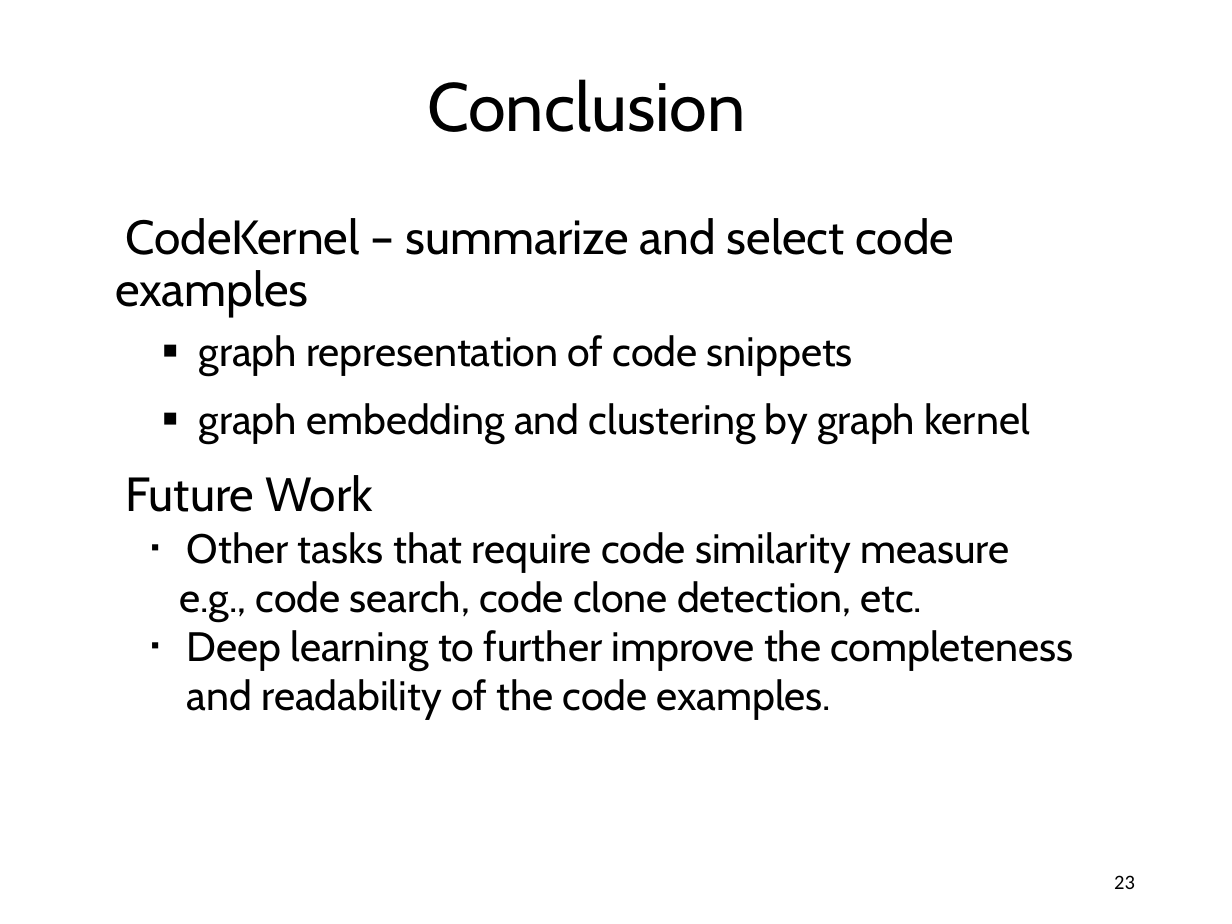
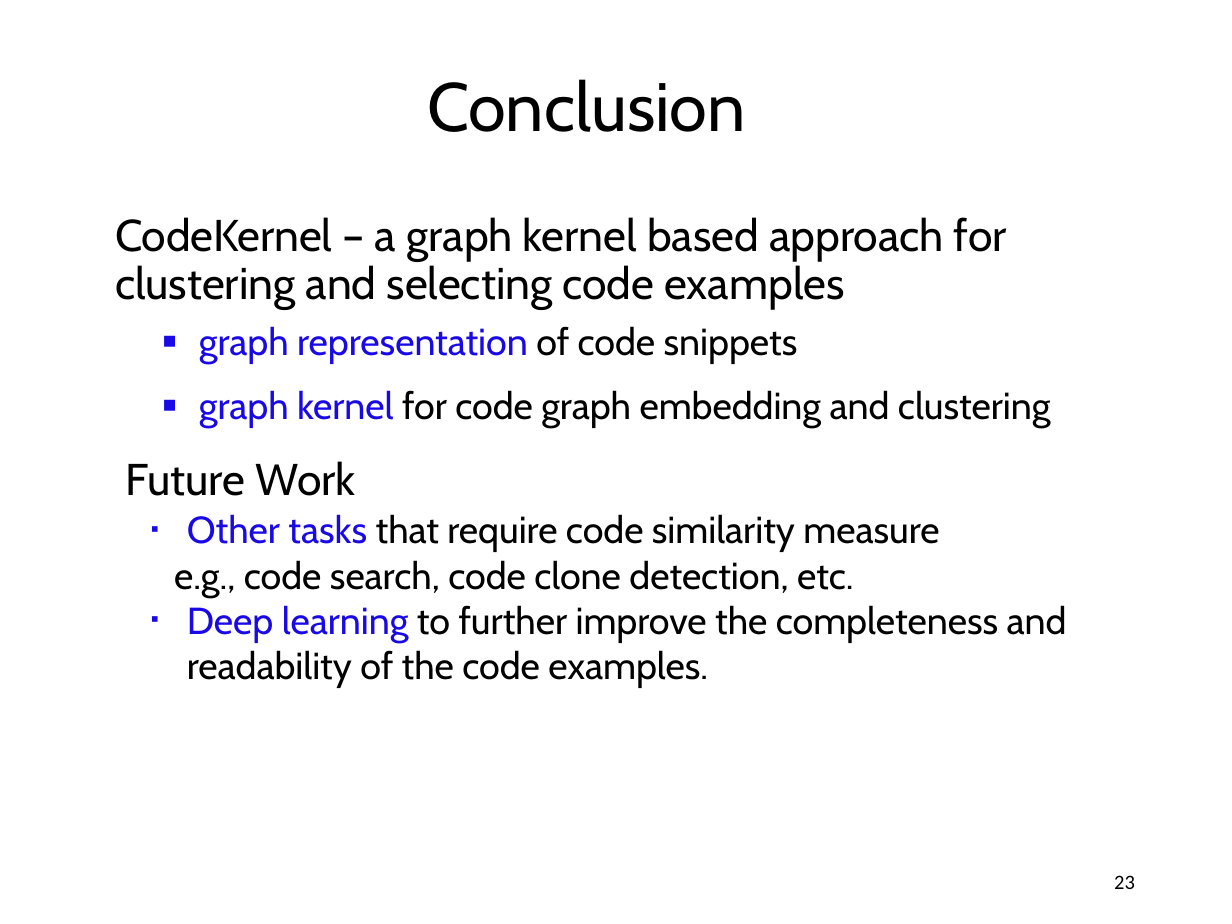
Before and after one commit to guxd/guxd.github.io, a slide deck: slide 23 of papers/slides/codekernel.pptx. Drawn at 1232x924 pixels with LibreOffice and Linux fonts; fonts in the diff are those of the drawing. Boxes give left, top, right and bottom in pixels: in the first picture for what was removed or moved away, otherwise in the second. Text is boxed around its words. In the diff, an @@ line names an element or a change of style, - is before the commit and + after.

Commit message:
update code kernel slides

```diff
--- a/papers/slides/codekernel.pptx
+++ b/papers/slides/codekernel.pptx
@@ text at box(115, 217, 1007, 310): text changed; size 28 to 26 pt @@
-CodeKernel – summarize and select code examples
+CodeKernel – a graph kernel based approach for clustering and selecting code examples
@@ text at box(126, 326, 1067, 688): size 24 to 22 pt in "graph representation of code snippets", "Other tasks that require code similarity measure", "e.g., code search, code clone detection, etc.", "Deep learning to further improve the completeness ..."; text colour #000000 to #1909E7 in "graph representation", "Other tasks", "Deep learning"; size 28 to 26 pt in "Future Work" @@
@@ text at box(199, 390, 1051, 428): text changed; size 24 to 22 pt @@
-  ■ graph embedding and clustering by graph kernel
+  ■ graph kernel for code graph embedding and clustering
```
Also in this commit, not shown: 20 other slides changed, 2 slides added, 2 slides removed.
